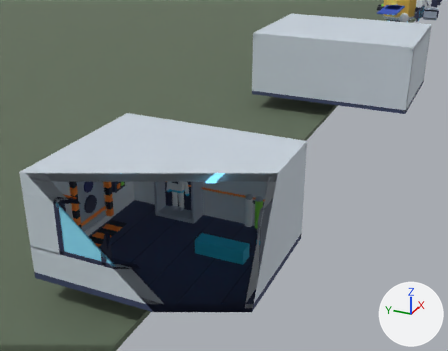
Renders of the Blender file blender/sabertech.blend from each side of a commit.
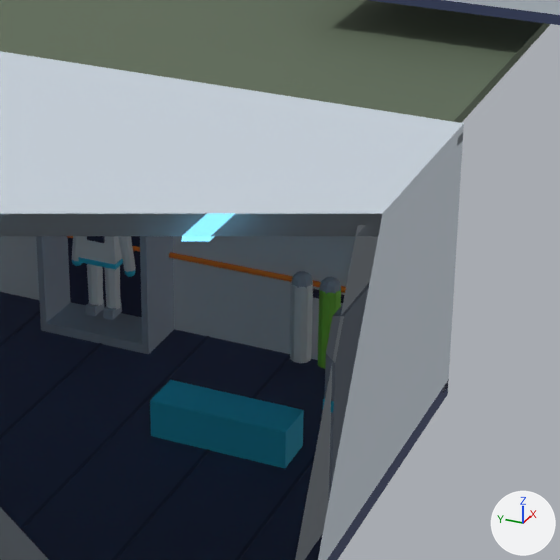
Each version appears first from a 50 mm lens placed at (-64.41, -8.13, 10.09), pointed at (-48.07, -0.78, 1.91), and next in a close-up on the part from 31% to 76% of the width and 28% to 85% of the height. Arrows for +X, +Y and +Z are at lower right; the lights stay in place. The older version's two pictures come first. Everything nearer to the camera than a plane just in front of the edit is cut away.

Before the edit, the objects in view are built like this:
```python
me_esclusa_banco_col = bpy.data.meshes.new('esclusa_banco-col')
me_esclusa_banco_col.from_pydata(...)  # a box spanning x -0.25..0.25, y -0.8..0.8, z -0.22..0.22
me_esclusa_banco_col.materials.append(mat_aqua)  # cyan #2ec4e6
me_esclusa_luz_0 = bpy.data.meshes.new('esclusa_luz_0')
me_esclusa_luz_0.from_pydata(...)  # a box spanning x -1.3..1.3, y -0.12..0.12, z -0.03..0.03
me_esclusa_luz_0.materials.append(mat_cian_luz)  # cyan #8fe3ff, glowing cyan #8fe3ff
me_esclusa_piso_franja_2 = bpy.data.meshes.new('esclusa_piso_franja_2')
me_esclusa_piso_franja_2.from_pydata([(-2.5, -0.02, 0.0), (-2.5, -0.02, 0.0), (-2.5, 0.02, 0.0), (-2.5, 0.02, 0.0), (2.5, -0.02, 0.0), (2.5, -0.02, 0.0), (2.5, 0.02, 0.0), (2.5, 0.02, 0.0)], [], [(0, 1, 3, 2), (2, 3, 7, 6), (6, 7, 5, 4), (4, 5, 1, 0), (2, 6, 4, 0), (7, 3, 1, 5)])
me_esclusa_piso_franja_2.materials.append(mat_oscuro)  # dark blue #2a3150
ob_esclusa_banco_col = bpy.data.objects.new('esclusa_banco-col', me_esclusa_banco_col)
ob_esclusa_banco_col.parent = ob_esclusa_estructura
ob_esclusa_banco_col.location = (0.4, -1.4, 0.23)
ob_esclusa_luz_0 = bpy.data.objects.new('esclusa_luz_0', me_esclusa_luz_0)
ob_esclusa_luz_0.parent = ob_esclusa_estructura
ob_esclusa_luz_0.location = (0.0, -1.6, 2.98)
ob_esclusa_piso_franja_2 = bpy.data.objects.new('esclusa_piso_franja_2', me_esclusa_piso_franja_2)
ob_esclusa_piso_franja_2.parent = ob_esclusa_estructura
ob_esclusa_piso_franja_2.location = (0.0, -0.2, 0.005)
# also in view: 'esclusa_pared_izq_baja-col' at (-52.6, 0.0, 0.45); 'esclusa_tanque_2' at (-47.7, -1.5, 0.6); 'traje_torso' at (-47.9, 1.0, 1.28); 'esclusa_piso_franja_1' at (-50.0, -1.3, 0.0); 'esclusa_techo-col' at (-50.0, 0.0, 3.1)
```
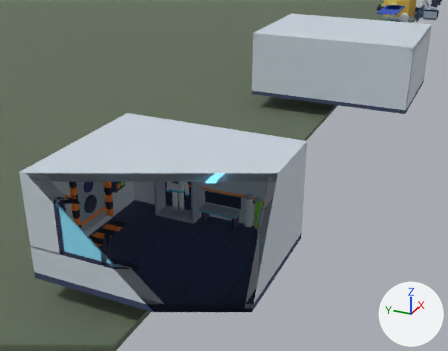
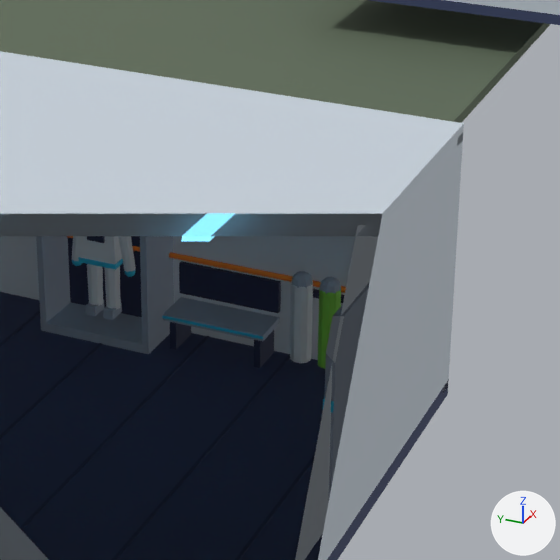
Diff of the bpy script that builds the scene:
```diff
--- a/blender/sabertech.blend.py
+++ b/blender/sabertech.blend.py
@@ me_esclusa_banco_filo @@
+me_esclusa_banco_filo.from_pydata(...)  # a box spanning x -0.015..0.015, y -0.65..0.65, z -0.015..0.015
+me_esclusa_banco_filo.materials.append(mat_aqua)  # cyan #2ec4e6
@@ me_esclusa_banco_respaldo @@
+me_esclusa_banco_respaldo.from_pydata(...)  # a box spanning x -0.03..0.03, y -0.65..0.65, z -0.2..0.2
+me_esclusa_banco_respaldo.materials.append(mat_oscuro)  # dark blue #2a3150
@@ me_esclusa_banco_pata_1 @@
+me_esclusa_banco_pata_1.from_pydata(...)  # a box spanning x -0.21..0.21, y -0.04..0.04, z -0.2..0.2
+me_esclusa_banco_pata_1.materials.append(mat_oscuro)  # dark blue #2a3150
@@ me_esclusa_banco_asiento_col @@
+me_esclusa_banco_asiento_col.from_pydata(...)  # a box spanning x -0.25..0.25, y -0.65..0.65, z -0.04..0.04
+me_esclusa_banco_asiento_col.materials.append(mat_casco_gris)  # greyish blue #9aa7b8
@@ ob_esclusa_banco_col @@
-ob_esclusa_banco_col = bpy.data.objects.new('esclusa_banco-col', me_esclusa_banco_col)
-ob_esclusa_banco_col.parent = ob_esclusa_estructura
-ob_esclusa_banco_col.location = (0.4, -1.4, 0.23)
@@ ob_esclusa_banco_filo @@
+ob_esclusa_banco_filo = bpy.data.objects.new('esclusa_banco_filo', me_esclusa_banco_filo)
+ob_esclusa_banco_filo.parent = ob_esclusa_estructura
+ob_esclusa_banco_filo.location = (1.98, -0.5, 0.45)
@@ ob_esclusa_banco_respaldo @@
+ob_esclusa_banco_respaldo = bpy.data.objects.new('esclusa_banco_respaldo', me_esclusa_banco_respaldo)
+ob_esclusa_banco_respaldo.parent = ob_esclusa_estructura
+ob_esclusa_banco_respaldo.location = (2.47, -0.5, 0.75)
@@ ob_esclusa_banco_pata_1 @@
+ob_esclusa_banco_pata_1 = bpy.data.objects.new('esclusa_banco_pata_1', me_esclusa_banco_pata_1)
+ob_esclusa_banco_pata_1.parent = ob_esclusa_estructura
+ob_esclusa_banco_pata_1.location = (2.25, 0.05, 0.2)
@@ ob_esclusa_banco_pata_0 @@
+ob_esclusa_banco_pata_0 = bpy.data.objects.new('esclusa_banco_pata_0', me_esclusa_banco_pata_1.copy())
+ob_esclusa_banco_pata_0.parent = ob_esclusa_estructura
+ob_esclusa_banco_pata_0.location = (2.25, -1.05, 0.2)
@@ ob_esclusa_banco_asiento_col @@
+ob_esclusa_banco_asiento_col = bpy.data.objects.new('esclusa_banco_asiento-col', me_esclusa_banco_asiento_col)
+ob_esclusa_banco_asiento_col.parent = ob_esclusa_estructura
+ob_esclusa_banco_asiento_col.location = (2.23, -0.5, 0.44)
```

Changed parts and their boxes [x1, y1, x2, y2] in the close-ups (560 x 560 px):
'esclusa_banco-col', deleted (cyan): before [150, 380, 304, 468]
'esclusa_banco_respaldo', added (dark blue): after [179, 261, 281, 313]
'esclusa_banco_asiento-col', added: after [163, 297, 280, 342]
'esclusa_banco_pata_0', added (dark blue): after [254, 330, 274, 368]
'esclusa_banco_pata_1', added (dark blue): after [170, 322, 191, 350]
'esclusa_banco_filo', added: after [162, 316, 263, 339]
